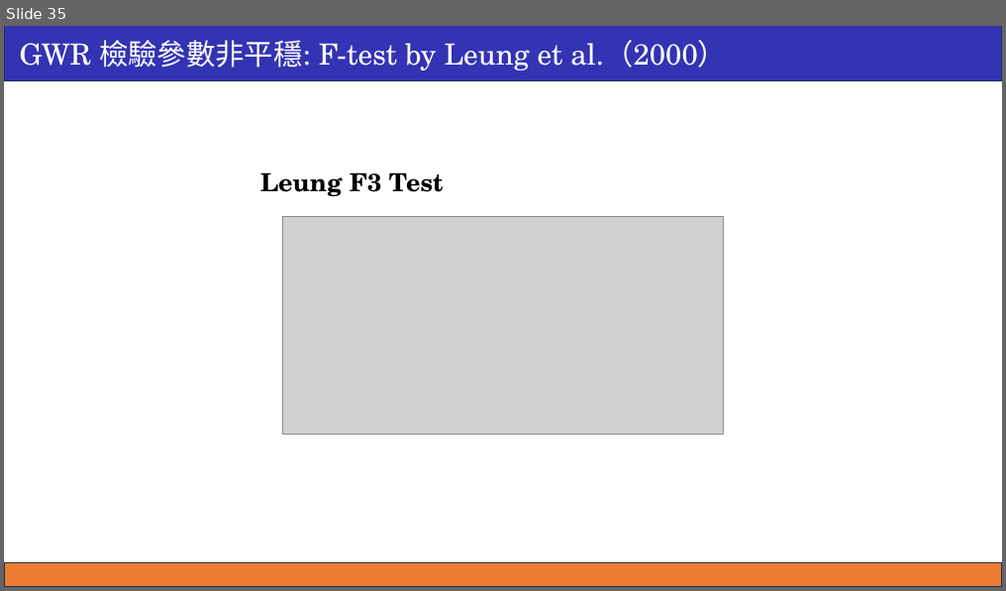
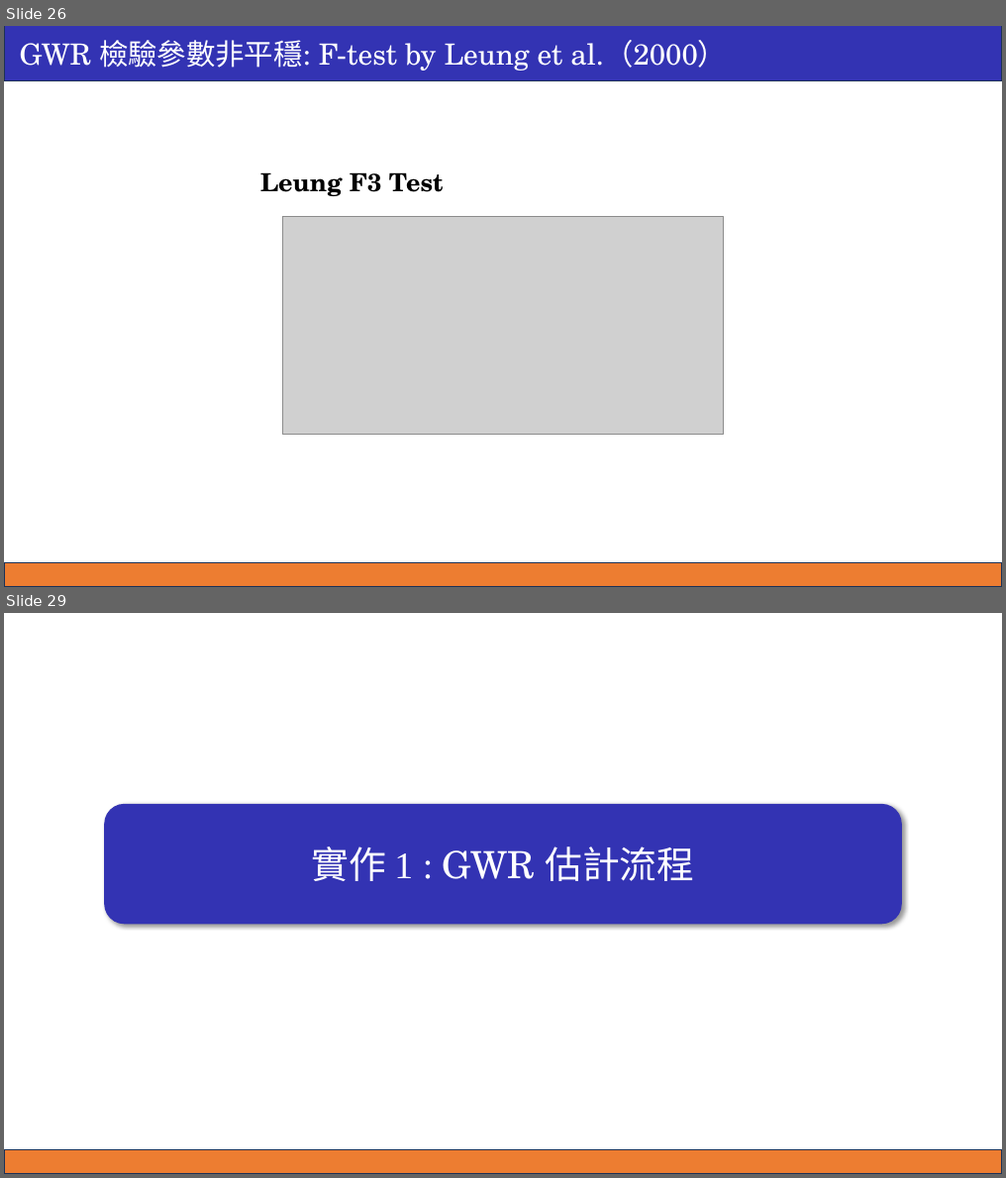
Before and after one commit to ricki0313/GWR_hw, a slide deck: theory_01/report/GWR_report_01.pptx. Shown one above the other, each under a label of ours: slide 35 before the commit, slides 26 and 29 after it; the slides between them are not shown. The pictures are 1006x591 and 1006x1178 pixels, drawn with LibreOffice and Linux fonts; fonts in the diff are those of the drawing; grey boxes stand for pictures. Boxes give left, top, right and bottom in pixels: in the first picture for what was removed or moved away, otherwise in the second. Text is boxed around its words. In the diff, an @@ line names an element or a change of style, - is before the commit and + after.

```diff
--- a/theory_01/report/GWR_report_01.pptx
+++ b/theory_01/report/GWR_report_01.pptx
@@ slide 29 added at [4, 613, 1002, 1174], background #FFFFFF @@
@@ rounded rectangle added at [104, 804, 902, 925], fill #3333B3, 36 pt, text #FFFFFF @@
+實作 1 : GWR 估計流程
@@ rectangle added at [4, 1151, 1002, 1174], fill #ED7D31, outline #1E3256 1 pt @@
@@ what was slide 35 is now slide 26 @@
```
Also in this commit, not shown: 5 slides changed, 6 other slides added, 3 other files.
